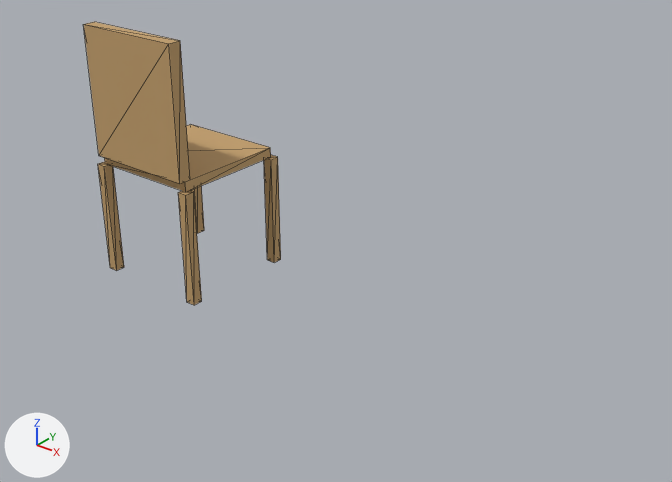
Before and after pictures for a commit that changed the glTF model static/models/result.glb.
The view is the same before and after, from a camera (50 mm lens) standing at (2.57, -2.3, 1.75) and looking at (0.72, 0.01, 0.31). Every picture has the same lights, and +X, +Y and +Z are marked at lower left. The picture after the commit comes second. Mesh edges are drawn as thin lines. Where no turn or scale is listed for an object, it has been applied to the vertices.

Names of what the first picture shows: 'Back', 'Leg1', 'Leg2', 'Leg3', 'Leg4', 'Seat'.
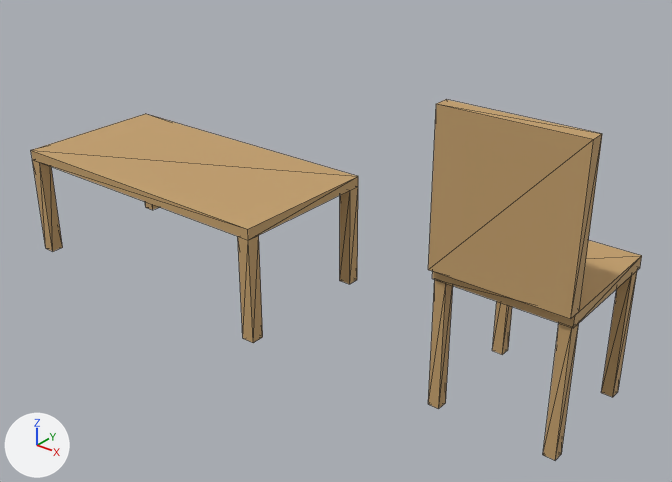
Patch to the scene script:
```diff
--- a/static/models/result.glb.py
+++ b/static/models/result.glb.py
@@ me_coffeetabletop @@
+me_coffeetabletop.from_pydata(...)  # a box spanning x -0.6..0.6, y -0.3..0.3, z 0.0..0.04
+me_coffeetabletop.materials.append(mat_wood)  # brown #c4a06c
@@ me_coffeetableleg4 @@
+me_coffeetableleg4.from_pydata(...)  # a box spanning x -0.025..0.025, y -0.025..0.025, z 0.0..0.4
+me_coffeetableleg4.materials.append(mat_wood_004)  # brown #c4a06c
@@ me_coffeetableleg3 @@
+me_coffeetableleg3.from_pydata(...)  # a box spanning x -0.025..0.025, y -0.025..0.025, z 0.0..0.4
+me_coffeetableleg3.materials.append(mat_wood_003)  # brown #c4a06c
@@ me_coffeetableleg2 @@
+me_coffeetableleg2.from_pydata(...)  # a box spanning x -0.025..0.025, y -0.025..0.025, z 0.0..0.4
+me_coffeetableleg2.materials.append(mat_wood_002)  # brown #c4a06c
@@ me_coffeetableleg1 @@
+me_coffeetableleg1.from_pydata(...)  # a box spanning x -0.025..0.025, y -0.025..0.025, z 0.0..0.4
+me_coffeetableleg1.materials.append(mat_wood_001)  # brown #c4a06c
@@ ob_back @@
 ob_back = bpy.data.objects.new('Back', me_back)
-ob_back.location = (0.0, -0.225, 0.49)
+ob_back.location = (1.5, -0.225, 0.49)
@@ ob_leg1 @@
 ob_leg1 = bpy.data.objects.new('Leg1', me_leg1)
-ob_leg1.location = (-0.225, -0.225, 0.0)
+ob_leg1.location = (1.7, 0.2, 0.0)
@@ ob_leg2 @@
 ob_leg2 = bpy.data.objects.new('Leg2', me_leg2)
-ob_leg2.location = (0.225, -0.225, 0.0)
+ob_leg2.location = (1.3, -0.2, 0.0)
@@ ob_leg3 @@
 ob_leg3 = bpy.data.objects.new('Leg3', me_leg3)
-ob_leg3.location = (-0.225, 0.225, 0.0)
+ob_leg3.location = (1.3, 0.2, 0.0)
@@ ob_leg4 @@
 ob_leg4 = bpy.data.objects.new('Leg4', me_leg4)
-ob_leg4.location = (0.225, 0.225, 0.0)
+ob_leg4.location = (1.7, -0.2, 0.0)
@@ ob_seat @@
 ob_seat = bpy.data.objects.new('Seat', me_seat)
-ob_seat.location = (0.0, 0.0, 0.45)
+ob_seat.location = (1.5, 0.0, 0.45)
@@ ob_coffeetabletop @@
+ob_coffeetabletop = bpy.data.objects.new('CoffeeTableTop', me_coffeetabletop)
+ob_coffeetabletop.location = (0.0, 0.0, 0.4)
@@ ob_coffeetableleg4 @@
+ob_coffeetableleg4 = bpy.data.objects.new('CoffeeTableLeg4', me_coffeetableleg4)
+ob_coffeetableleg4.location = (0.575, 0.275, 0.0)
@@ ob_coffeetableleg3 @@
+ob_coffeetableleg3 = bpy.data.objects.new('CoffeeTableLeg3', me_coffeetableleg3)
+ob_coffeetableleg3.location = (-0.575, 0.275, 0.0)
@@ ob_coffeetableleg2 @@
+ob_coffeetableleg2 = bpy.data.objects.new('CoffeeTableLeg2', me_coffeetableleg2)
+ob_coffeetableleg2.location = (0.575, -0.275, 0.0)
@@ ob_coffeetableleg1 @@
+ob_coffeetableleg1 = bpy.data.objects.new('CoffeeTableLeg1', me_coffeetableleg1)
+ob_coffeetableleg1.location = (-0.575, -0.275, 0.0)
```

Boxes [x1, y1, x2, y2] around the edits, measured in the pictures (672 x 482 px):
'Back', moved
    before: [83, 22, 190, 184]
    after: [428, 99, 602, 319]
'CoffeeTableTop', added (brown)
    after: [31, 114, 358, 240]
'Seat', moved
    before: [105, 124, 271, 192]
    after: [432, 240, 642, 328]
'Leg4', moved
    before: [264, 155, 281, 263]
    after: [543, 323, 579, 460]
'Leg2', moved
    before: [178, 190, 202, 305]
    after: [428, 280, 453, 409]
'Leg1', moved
    before: [98, 162, 124, 271]
    after: [601, 271, 637, 397]
'CoffeeTableLeg2', added (brown)
    after: [238, 235, 263, 343]
'CoffeeTableLeg4', added (brown)
    after: [340, 187, 358, 284]
'CoffeeTableLeg1', added (brown)
    after: [32, 160, 63, 251]
'Leg3', moved
    before: [191, 186, 204, 233]
    after: [492, 301, 512, 355]
'CoffeeTableLeg3', added
    after: [145, 202, 159, 210]
